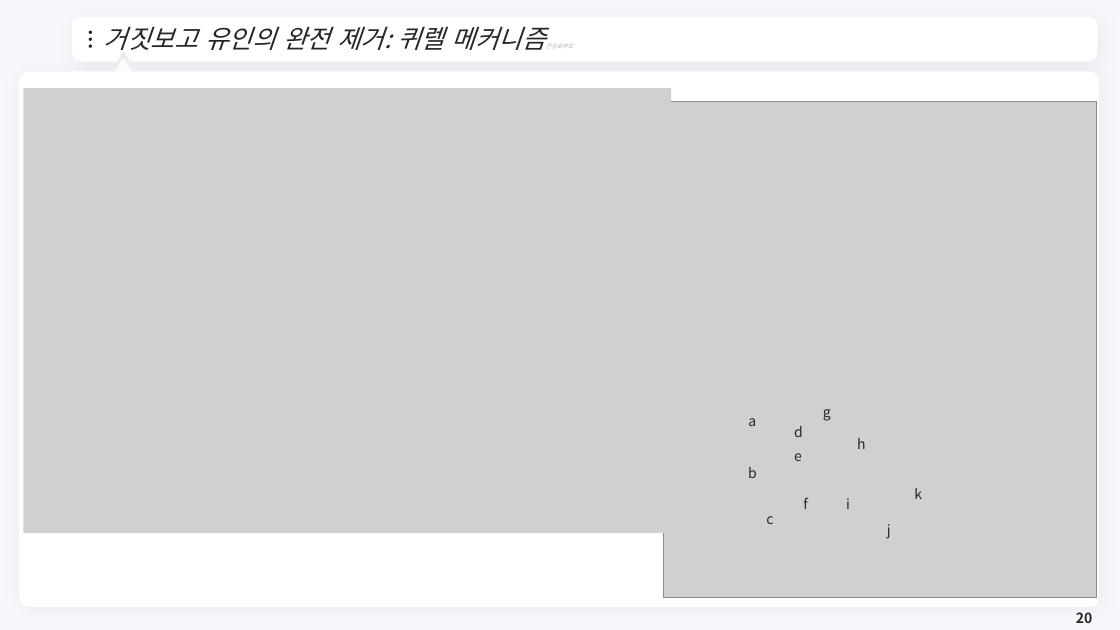
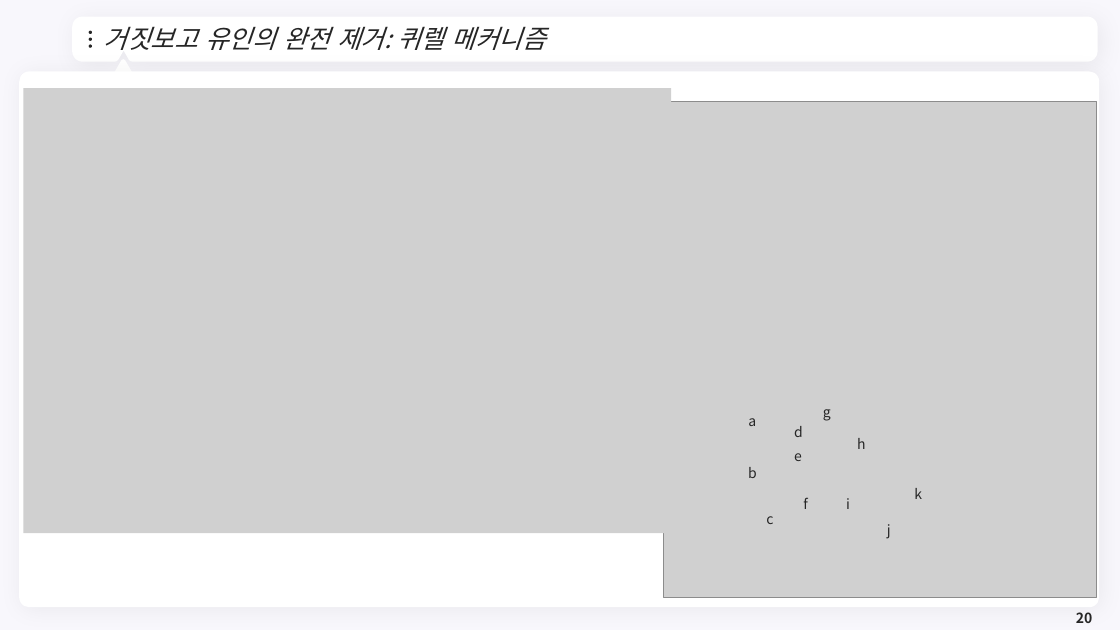
Before and after one commit to meandthey/Teaching, a slide deck: slide 20 of 환경경제학/2026-1/환경경제학_Chapter_09.pptx. Drawn at 1120x630 pixels with LibreOffice and Linux fonts; fonts in the diff are those of the drawing; grey boxes stand for pictures; background and template pictures are left out. Boxes give left, top, right and bottom in pixels: in the first picture for what was removed or moved away, otherwise in the second. Text is boxed around its words. In the diff, an @@ line names an element or a change of style, - is before the commit and + after.

```diff
--- a/환경경제학/2026-1/환경경제학_Chapter_09.pptx
+++ b/환경경제학/2026-1/환경경제학_Chapter_09.pptx
@@ title at <box>104,26,546,50</box>: text changed @@
-거짓보고 유인의 완전 제거: 퀴렐 메커니즘전승호바보
+거짓보고 유인의 완전 제거: 퀴렐 메커니즘
```
Also in this commit, not shown: 10 other files.
